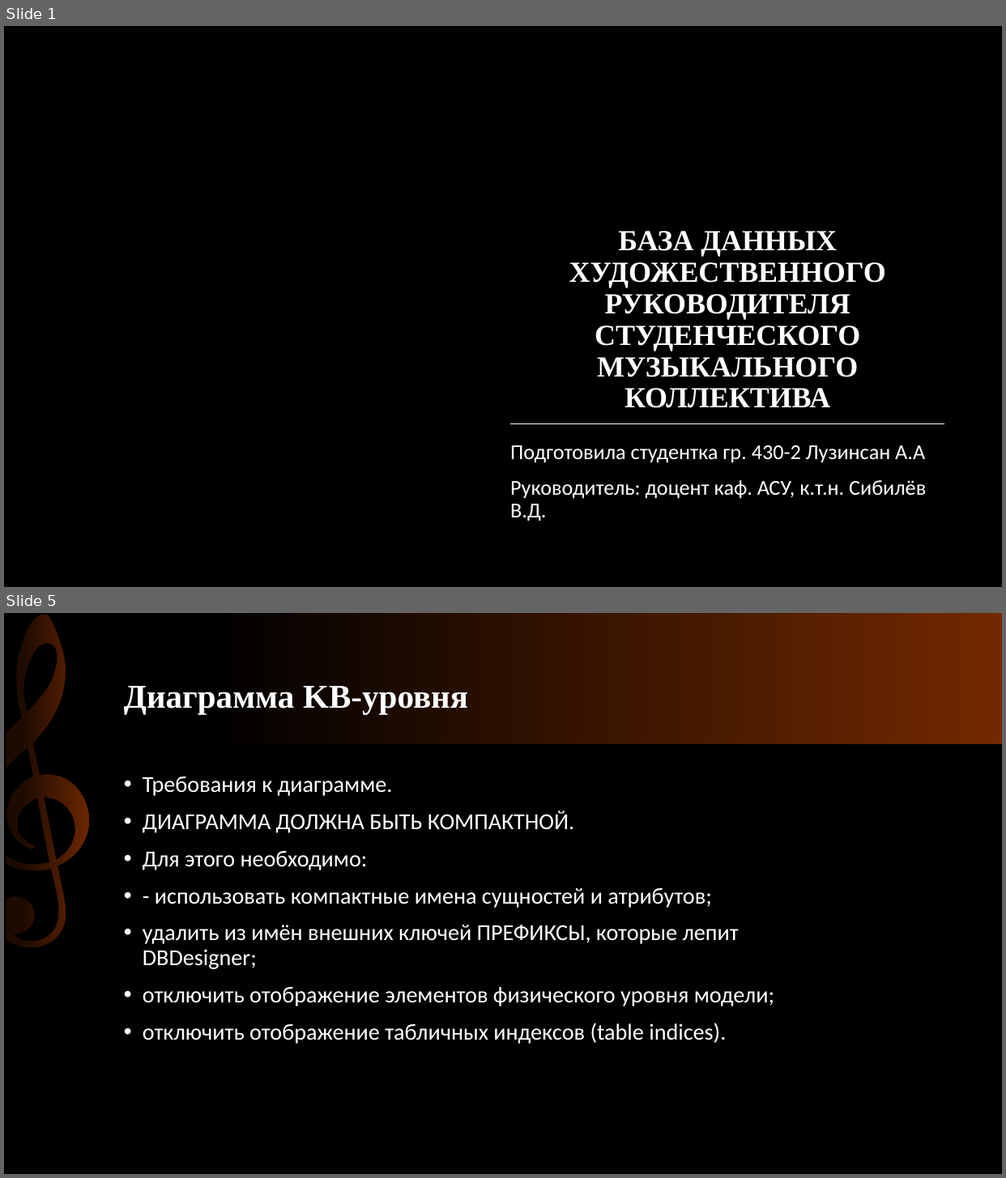
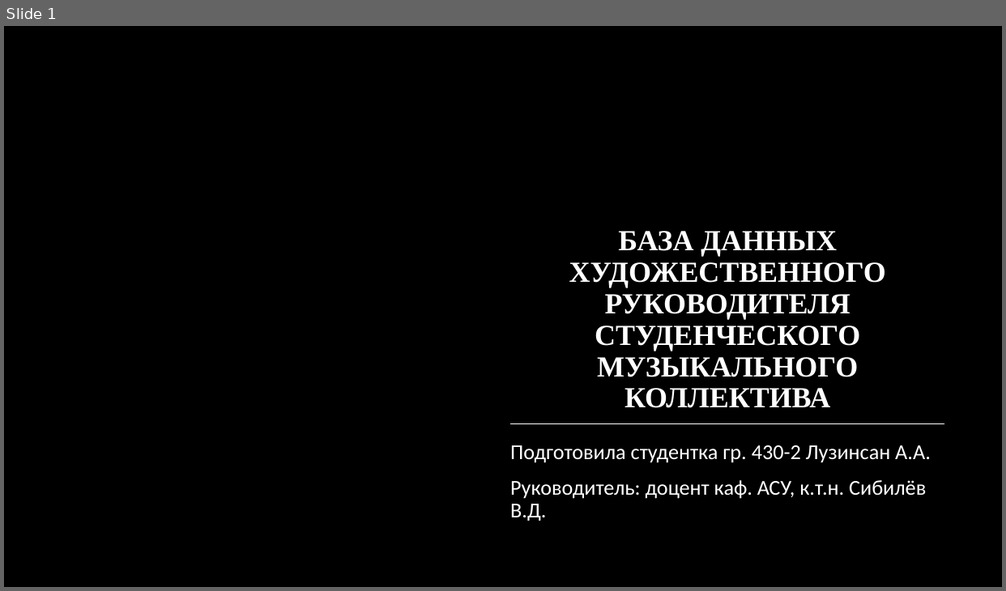
Before and after one commit to Luzinsan/tusur, a slide deck: 3_курс/6_semester/Базы_Данных/Курсовая/Защита.pptx. Shown one above the other, each under a label of ours: slides 1 and 5 before the commit, slide 1 after it; the slides between them are not shown. The pictures are 1006x1178 and 1006x591 pixels, drawn with LibreOffice and Linux fonts; fonts in the diff are those of the drawing; background and template pictures are left out. Boxes give left, top, right and bottom in pixels: in the first picture for what was removed or moved away, otherwise in the second. Text is boxed around its words. In the diff, an @@ line names an element or a change of style, - is before the commit and + after.

```diff
--- a/3_курс/6_semester/Базы_Данных/Курсовая/Защита.pptx
+++ b/3_курс/6_semester/Базы_Данных/Курсовая/Защита.pptx
@@ slide 5 removed at (x1=4, y1=613, x2=1002, y2=1174), background #000000 @@
@@ rectangle removed at (x1=4, y1=613, x2=1002, y2=744) @@
@@ freeform shape removed at (x1=4, y1=613, x2=96, y2=950) @@
@@ title removed at (x1=124, y1=686, x2=468, y2=714) @@
-Диаграмма KB-уровня
@@ text removed at (x1=143, y1=777, x2=774, y2=1044) @@
-• Требования к диаграмме.
-• ДИАГРАММА ДОЛЖНА БЫТЬ КОМПАКТНОЙ.
-• Для этого необходимо:
-• - использовать компактные имена сущностей и атрибутов;
-• удалить из имён внешних ключей ПРЕФИКСЫ, которые лепит
-  DBDesigner;
-• отключить отображение элементов физического уровня модели;
-• отключить отображение табличных индексов (table indices).
@@ slide 1 changed as well @@
@@ subtitle at (x1=510, y1=446, x2=931, y2=463): text changed @@
-Подготовила студентка гр. 430-2 Лузинсан А.А
+Подготовила студентка гр. 430-2 Лузинсан А.А.
```
Also in this commit, not shown: 1 other slide changed, 6 slides added, 4 other slides removed.
